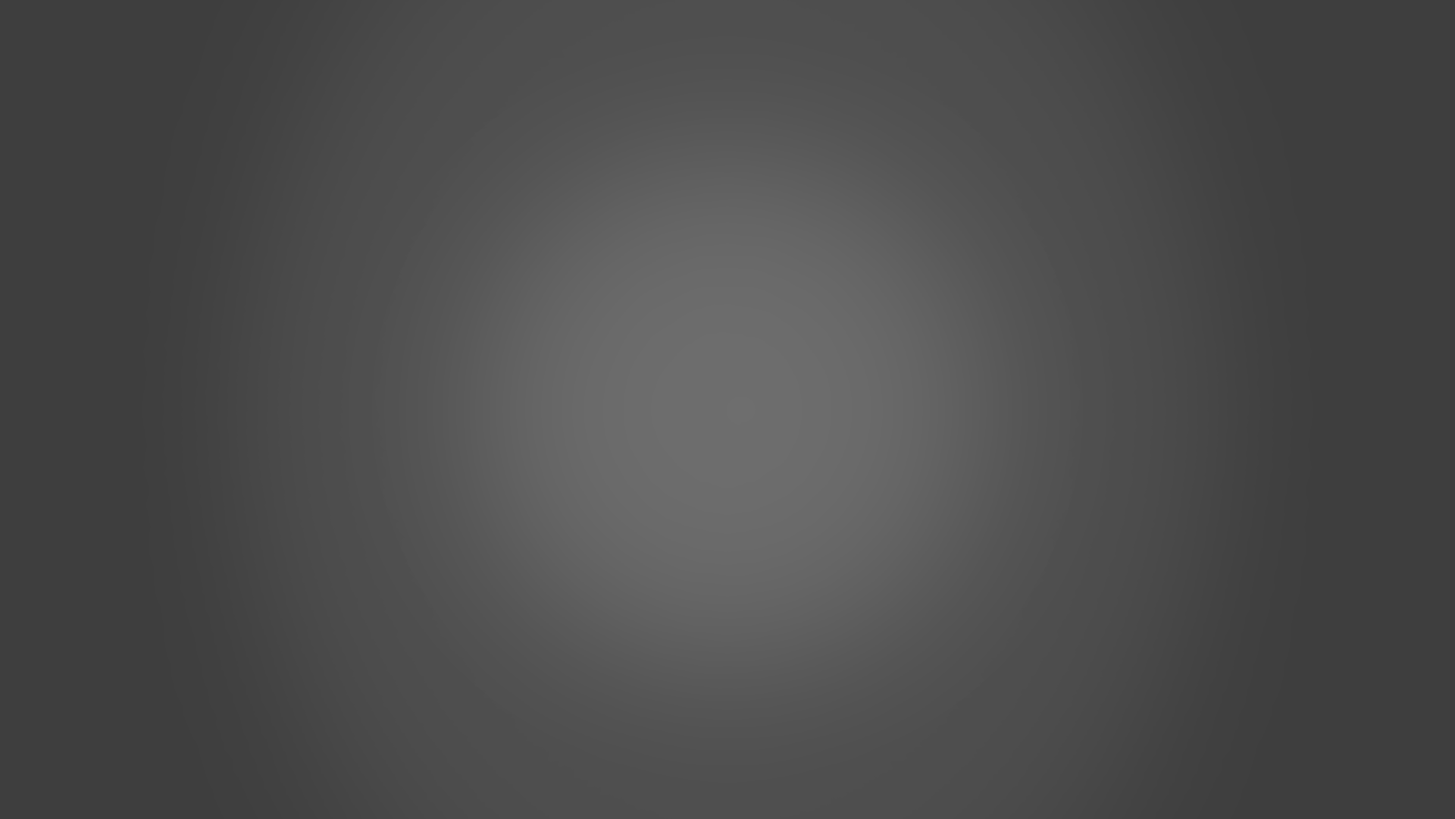
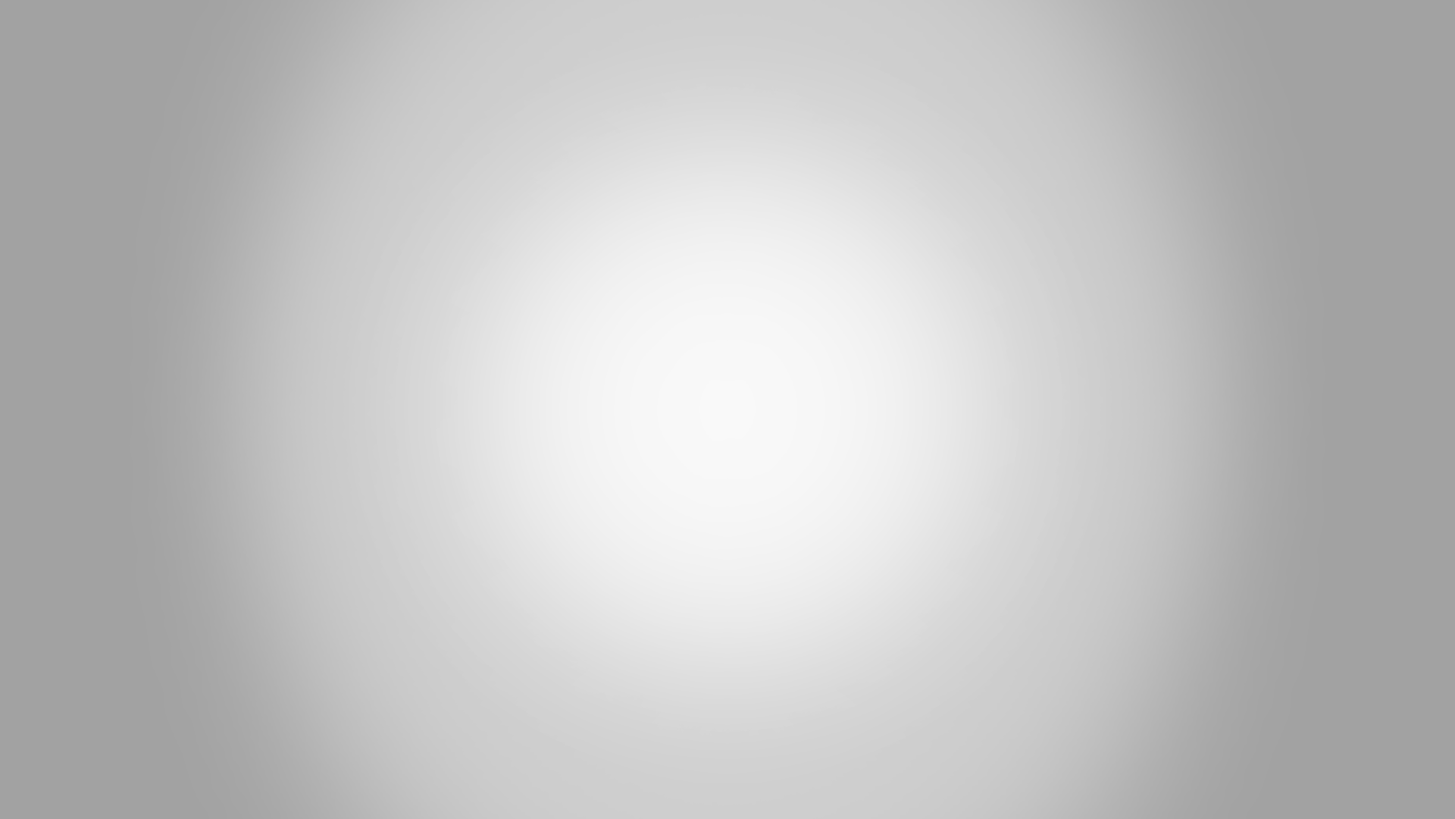
Revision of a layered 1455 x 819 image; what changed, layer by layer:
"Maalitaso 3": opacity 20% → 100%, painted on it over [291, 0, 1165, 819]
"Maalitaso 2": opacity 9% → 50%, painted on it over [97, 0, 1359, 819]
added layer "Copy of Maalitaso 1" above "Maalitaso 1" over [0, 0, 1455, 819]
hid "Maalitaso 1", painted on it over [0, 0, 1455, 819]
